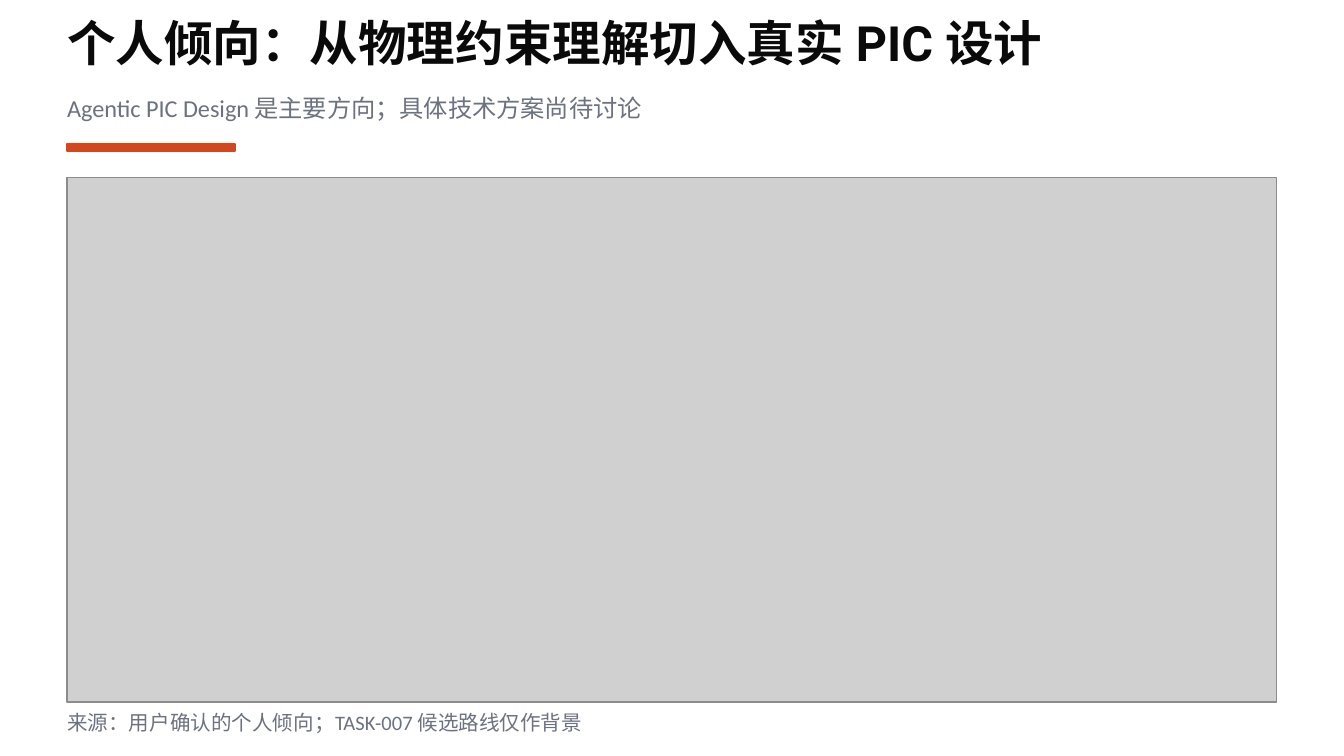
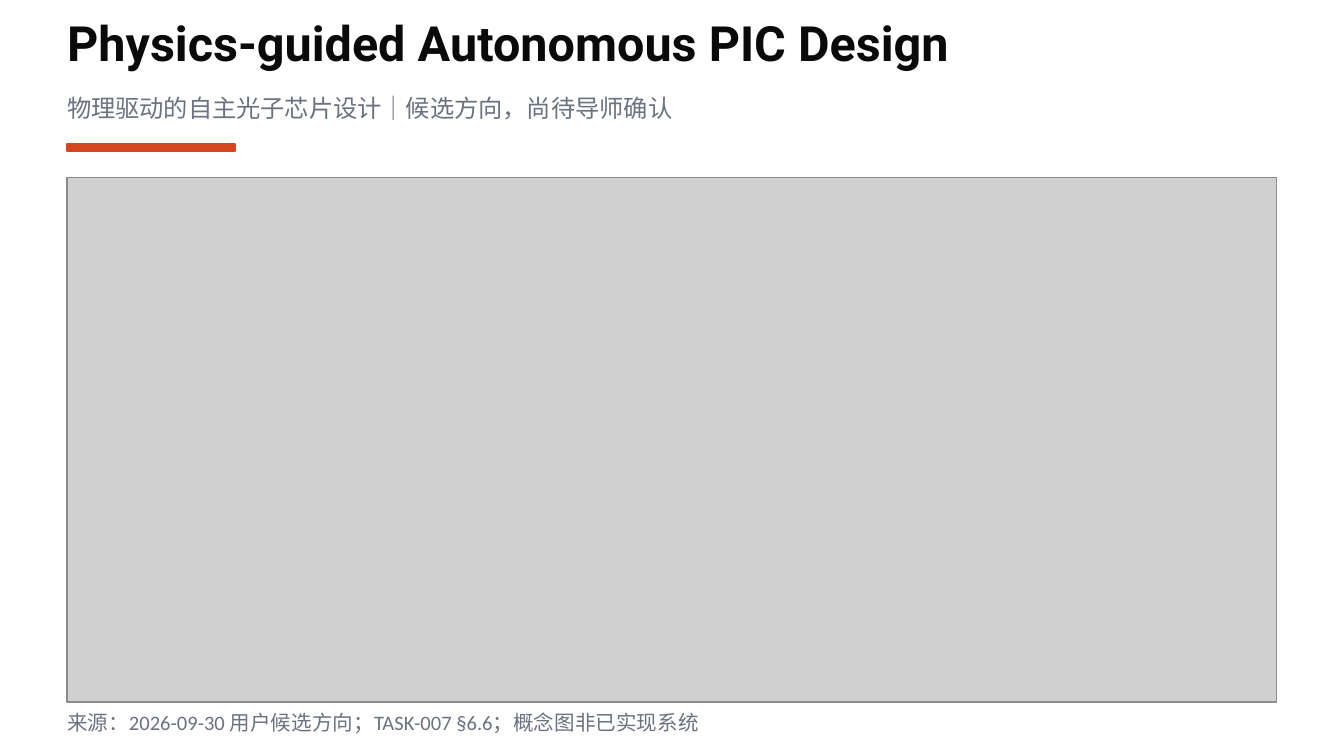
Before and after one commit to LlewynDavis/PIC_Harness_Research, a slide deck: slide 19 of presentations/task-010-group-meeting-rebuild/PIC_Harness_Research_首次组会调研_20页.pptx. Drawn at 1344x756 pixels with LibreOffice and Linux fonts; fonts in the diff are those of the drawing; grey boxes stand for pictures. Boxes give left, top, right and bottom in pixels: in the first picture for what was removed or moved away, otherwise in the second. Text is boxed around its words. In the diff, an @@ line names an element or a change of style, - is before the commit and + after.

Commit message:
docs: synchronize physics-guided PIC candidate direction preserving user report

```diff
--- a/presentations/task-010-group-meeting-rebuild/PIC_Harness_Research_首次组会调研_20页.pptx
+++ b/presentations/task-010-group-meeting-rebuild/PIC_Harness_Research_首次组会调研_20页.pptx
@@ text at [67, 24, 948, 72]: text changed @@
-个人倾向：从物理约束理解切入真实 PIC 设计
+Physics-guided Autonomous PIC Design
@@ text at [67, 96, 672, 120]: text changed @@
-Agentic PIC Design 是主要方向；具体技术方案尚待讨论
+物理驱动的自主光子芯片设计｜候选方向，尚待导师确认
@@ text at [67, 713, 698, 733]: text changed @@
-来源：用户确认的个人倾向；TASK-007 候选路线仅作背景
+来源：2026-09-30 用户候选方向；TASK-007 §6.6；概念图非已实现系统
```
Also in this commit, not shown: 1 other slide changed, 1 slide added, 1 slide removed, 36 other files.
